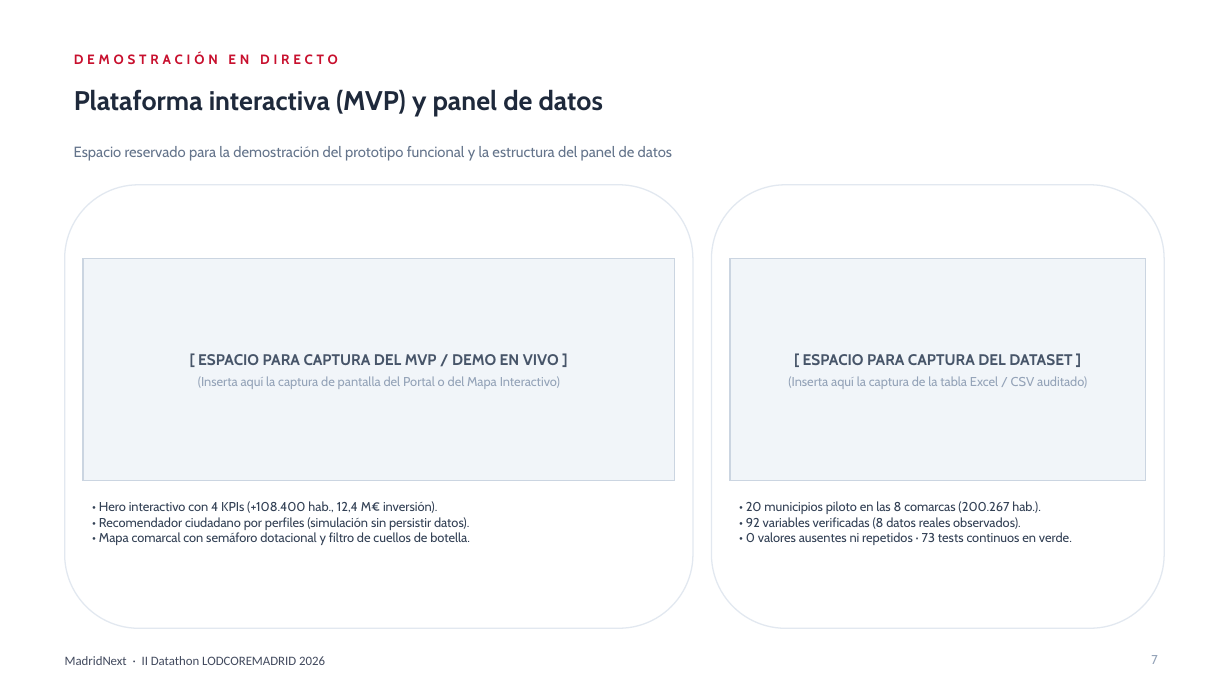
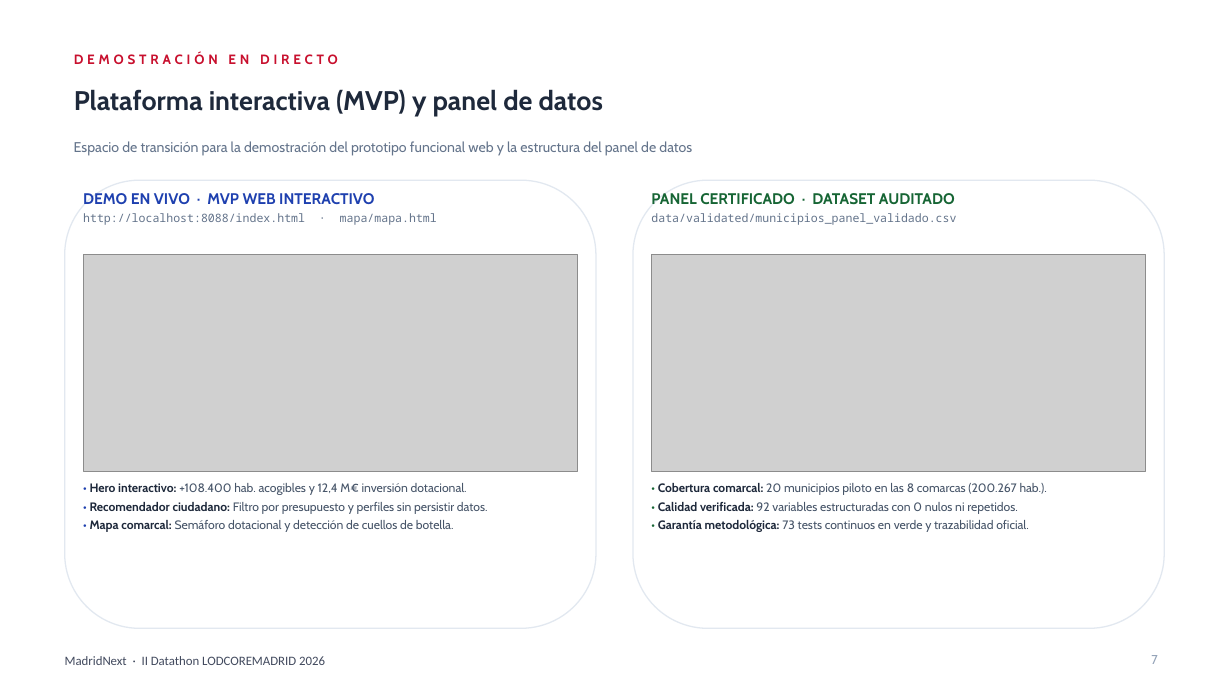
Before and after one commit to AlejandroCuntin/DatathonLodCoreMadrid, a slide deck: slide 7 of presentacion_datathon_oficial.pptx. Drawn at 1232x693 pixels with LibreOffice and Linux fonts; fonts in the diff are those of the drawing; grey boxes stand for pictures. Boxes give left, top, right and bottom in pixels: in the first picture for what was removed or moved away, otherwise in the second. Text is boxed around its words. In the diff, an @@ line names an element or a change of style, - is before the commit and + after.

Commit message:
docs(presentacion): inserta capturas de alta resolucion y cabeceras completas en slide 7 de MVP y Dataset

```diff
--- a/presentacion_datathon_oficial.pptx
+++ b/presentacion_datathon_oficial.pptx
@@ text at [74,141,692,156]: text changed; size 11.5 to 11 pt @@
-Espacio reservado para la demostración del prototipo funcional y la estructura del panel de datos
+Espacio de transición para la demostración del prototipo funcional web y la estructura del panel de datos
@@ rounded rectangle added at [65,180,596,628], fill #FFFFFF, outline #E2E8F0 1 pt @@
@@ text at [83,193,374,204]: text changed; size 13 to 12 pt @@
-DEMO EN VIVO · MVP WEB
+DEMO EN VIVO · MVP WEB INTERACTIVO
@@ text "DEMO EN VIVO · MVP ...": place and size @@
-text "DEMO EN VIVO · MVP ..." at [65,185,693,628]
+text "DEMO EN VIVO · MVP ..." at [83,193,437,225]
@@ text "DEMO EN VIVO · MVP ..." at [83,193,437,225]: vertical alignment middle to top; fill #FFFFFF to none; outline #E2E8F0 1 pt to none @@
@@ rounded rectangle added at [633,180,1165,628], fill #FFFFFF, outline #E2E8F0 1 pt @@
@@ text "PANEL CERTIFICADO · DATASET AUDITADO" at [651,193,956,225]: vertical alignment middle to top; fill #FFFFFF to none; outline #E2E8F0 1 pt to none @@
@@ text at [651,193,955,205]: text changed; size 13 to 12 pt @@
-PANEL CERTIFICADO · DATASET
+PANEL CERTIFICADO · DATASET AUDITADO
@@ text "PANEL CERTIFICADO · DATASET AUDITADO": place and size @@
-text "PANEL CERTIFICADO · DATASET AUDITADO" at [712,185,1165,628]
+text "PANEL CERTIFICADO · DATASET AUDITADO" at [651,193,956,225]
@@ text at [83,213,437,225]: size 10 to 9 pt in "http://localhost:8088/index.html · mapa/mapa.html"; less space between paragraphs @@
@@ text at [651,213,956,225]: size 9.5 to 9 pt in "data/validated/municipios_panel_validado.csv"; less space between paragraphs @@
@@ rectangle removed at [83,259,675,481] @@
-[ ESPACIO PARA CAPTURA DEL MVP / DEMO EN VIVO ]
-(Inserta aquí la captura de pantalla del Portal o del Mapa Interactivo)
@@ picture added at [83,254,578,471] @@
@@ picture added at [652,254,1146,471] @@
@@ rectangle removed at [730,259,1146,481] @@
-[ ESPACIO PARA CAPTURA DEL DATASET ]
-(Inserta aquí la captura de la tabla Excel / CSV auditado)
@@ text at [90,483,488,532]: text changed; size 10 to 9.5 pt; text colour #334155 to #475569 @@
-• Hero interactivo con 4 KPIs (+108.400 hab., 12,4 M€ inversión).
-• Recomendador ciudadano por perfiles (simulación sin persistir datos).
-• Mapa comarcal con semáforo dotacional y filtro de cuellos de botella.
+• Hero interactivo: +108.400 hab. acogibles y 12,4 M€ inversión dotacional.
+• Recomendador ciudadano: Filtro por presupuesto y perfiles sin persistir datos.
+• Mapa comarcal: Semáforo dotacional y detección de cuellos de botella.
@@ text at [658,483,1047,532]: text changed; size 10 to 9.5 pt; text colour #334155 to #475569 @@
-• 20 municipios piloto en las 8 comarcas (200.267 hab.).
-• 92 variables verificadas (8 datos reales observados).
-• 0 valores ausentes ni repetidos · 73 tests continuos en verde.
+• Cobertura comarcal: 20 municipios piloto en las 8 comarcas (200.267 hab.).
+• Calidad verificada: 92 variables estructuradas con 0 nulos ni repetidos.
+• Garantía metodológica: 73 tests continuos en verde y trazabilidad oficial.
```
